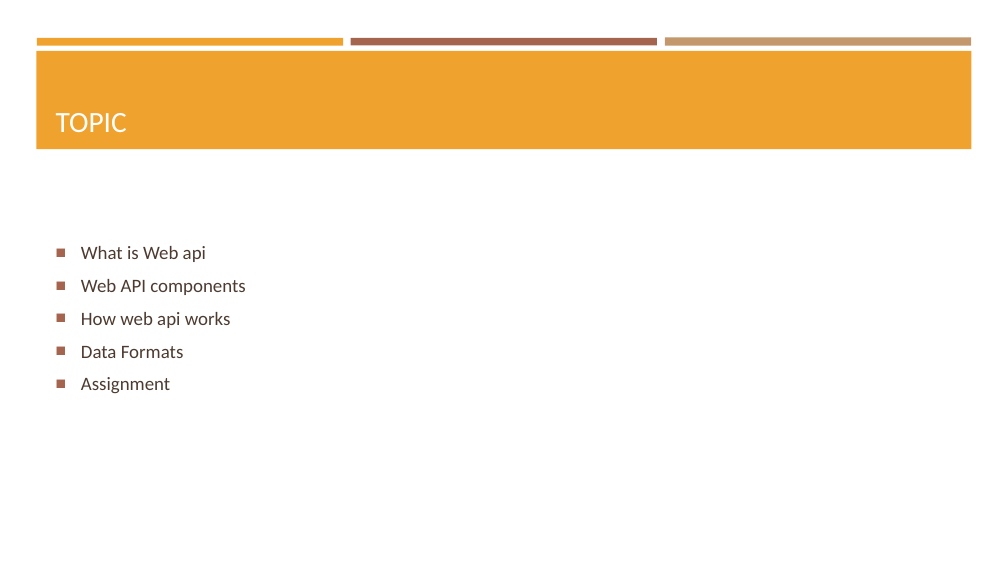
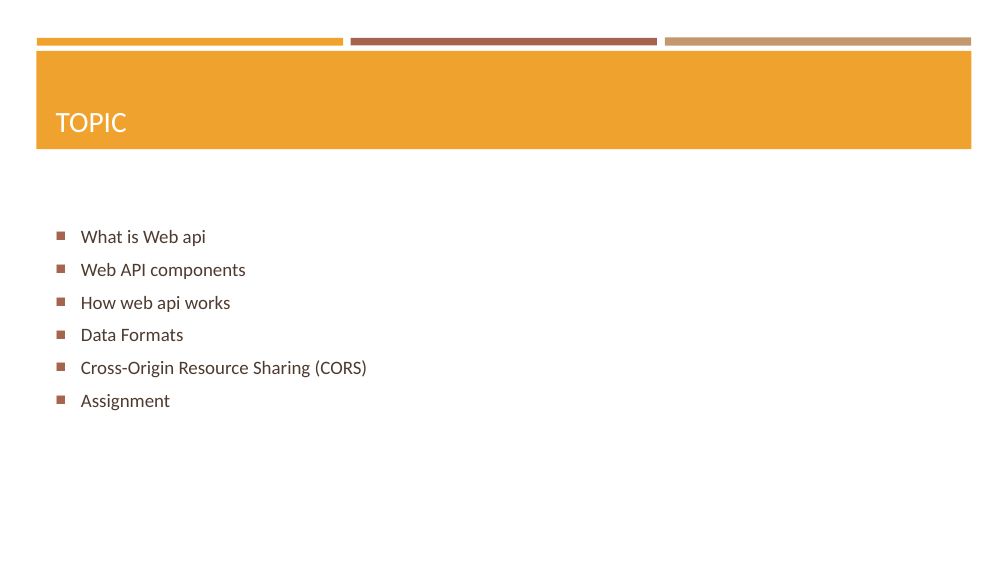
Before and after one commit to BunditSpace/Backend-Training, a slide deck: slide 2 of web api/Web API.pptx. Drawn at 1008x567 pixels with LibreOffice and Linux fonts; fonts in the diff are those of the drawing. Boxes give left, top, right and bottom in pixels: in the first picture for what was removed or moved away, otherwise in the second. Text is boxed around its words. In the diff, an @@ line names an element or a change of style, - is before the commit and + after.

```diff
--- a/web api/Web API.pptx
+++ b/web api/Web API.pptx
@@ text at bbox=[81, 360, 368, 378]: paragraph added @@
+■ Cross-Origin Resource Sharing (CORS)
```
Also in this commit, not shown: 7 slides added.
